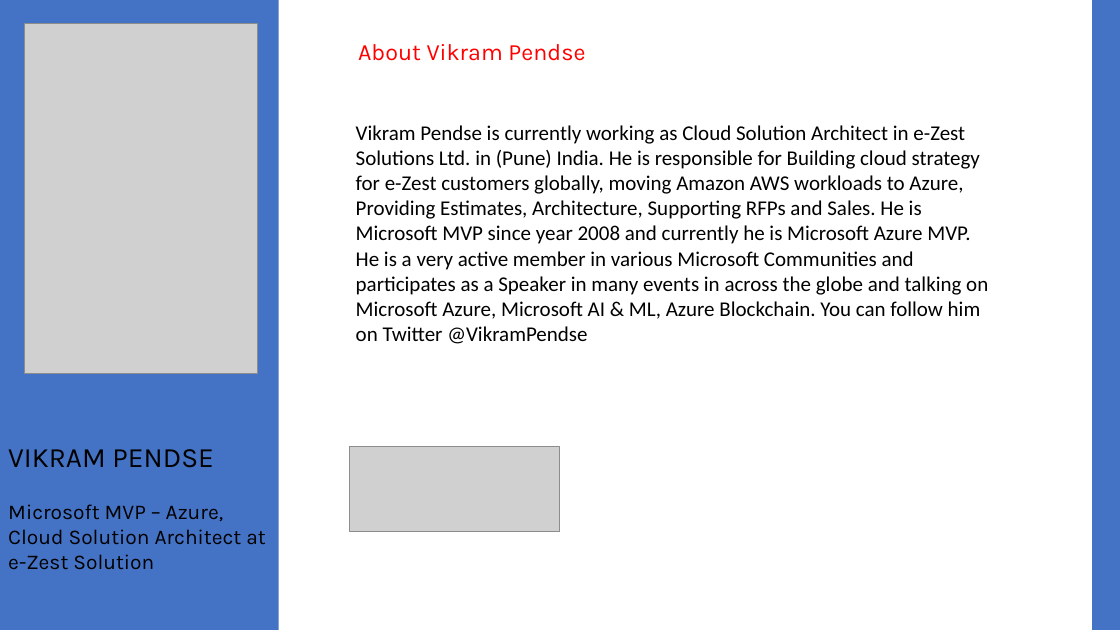
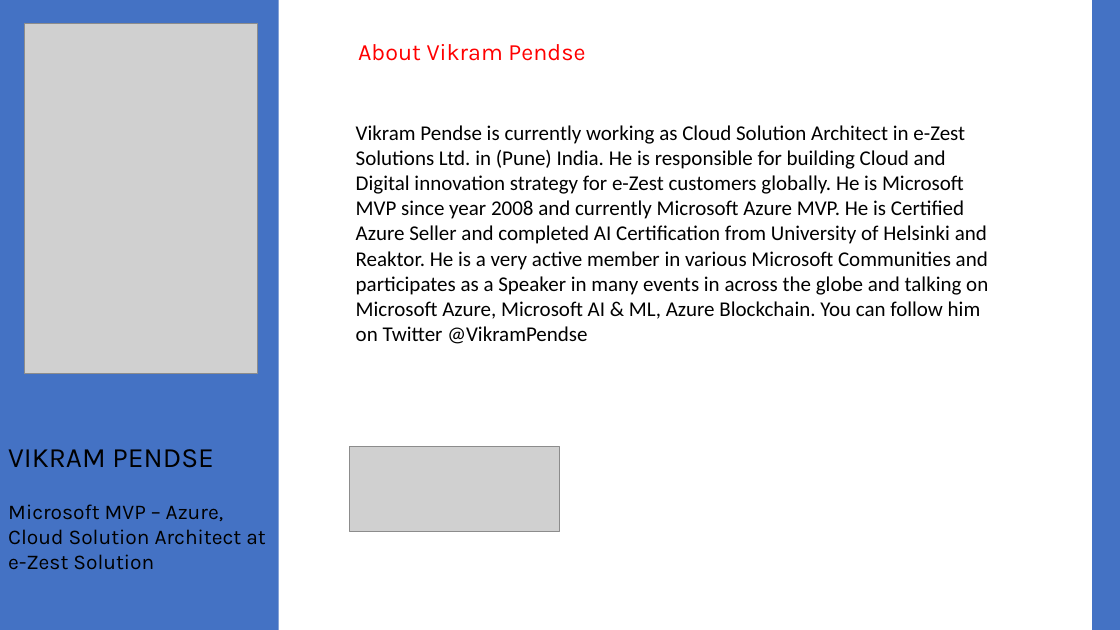
Before and after one commit to VikramPendse/SpeakerProfile, a slide deck: slide 1 of Vikram_Pendse_Speaker_Profile.pptx. Drawn at 1120x630 pixels with LibreOffice and Linux fonts; fonts in the diff are those of the drawing; grey boxes stand for pictures. Boxes give left, top, right and bottom in pixels: in the first picture for what was removed or moved away, otherwise in the second. Text is boxed around its words. In the diff, an @@ line names an element or a change of style, - is before the commit and + after.

```diff
--- a/Vikram_Pendse_Speaker_Profile.pptx
+++ b/Vikram_Pendse_Speaker_Profile.pptx
@@ text at bbox=[356, 125, 988, 344]: text changed @@
-Vikram Pendse is currently working as Cloud Solution Architect in e-Zest Solutions Ltd. in (Pune) India. He is responsible for Building cloud strategy for e-Zest customers globally, moving Amazon AWS workloads to Azure, Providing Estimates, Architecture, Supporting RFPs and Sales. He is Microsoft MVP since year 2008 and currently he is Microsoft Azure MVP. He is a very active member in various Microsoft Communities and participates as a Speaker in many events in across the globe and talking on Microsoft Azure, Microsoft AI & ML, Azure Blockchain. You can follow him on Twitter @VikramPendse
+Vikram Pendse is currently working as Cloud Solution Architect in e-Zest Solutions Ltd. in (Pune) India. He is responsible for building Cloud and Digital innovation strategy for e-Zest customers globally. He is Microsoft MVP since year 2008 and currently Microsoft Azure MVP. He is Certified Azure Seller and completed AI Certification from University of Helsinki and Reaktor. He is a very active member in various Microsoft Communities and participates as a Speaker in many events in across the globe and talking on Microsoft Azure, Microsoft AI & ML, Azure Blockchain. You can follow him on Twitter @VikramPendse
```
